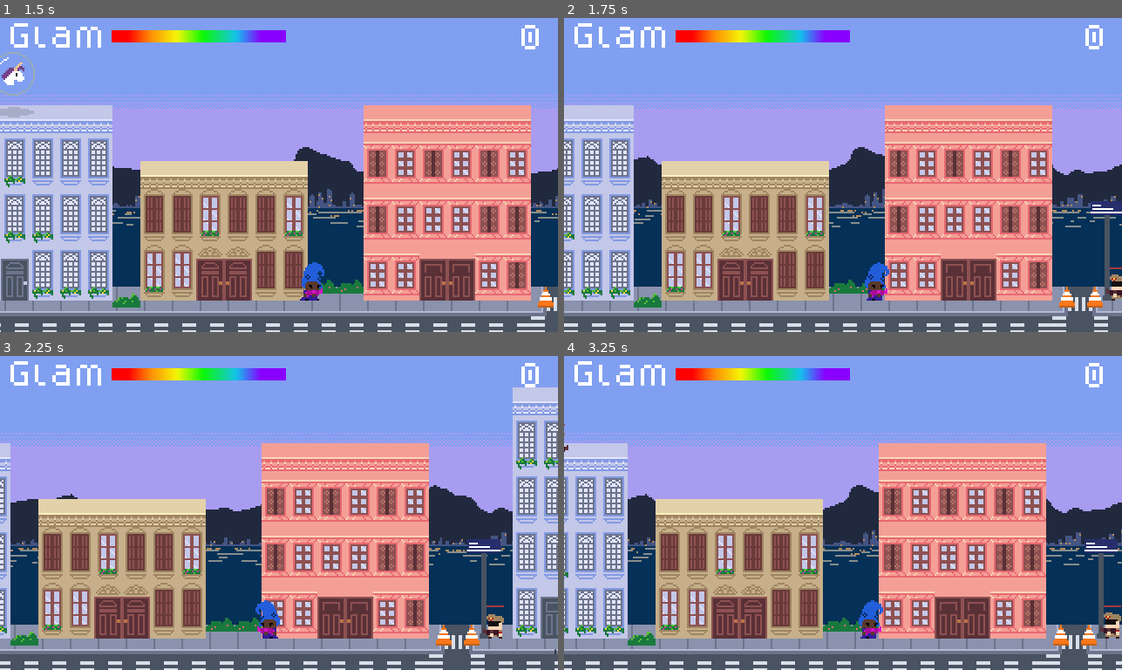
Above: before the commit, frames 1-4 (two rows, left to right).
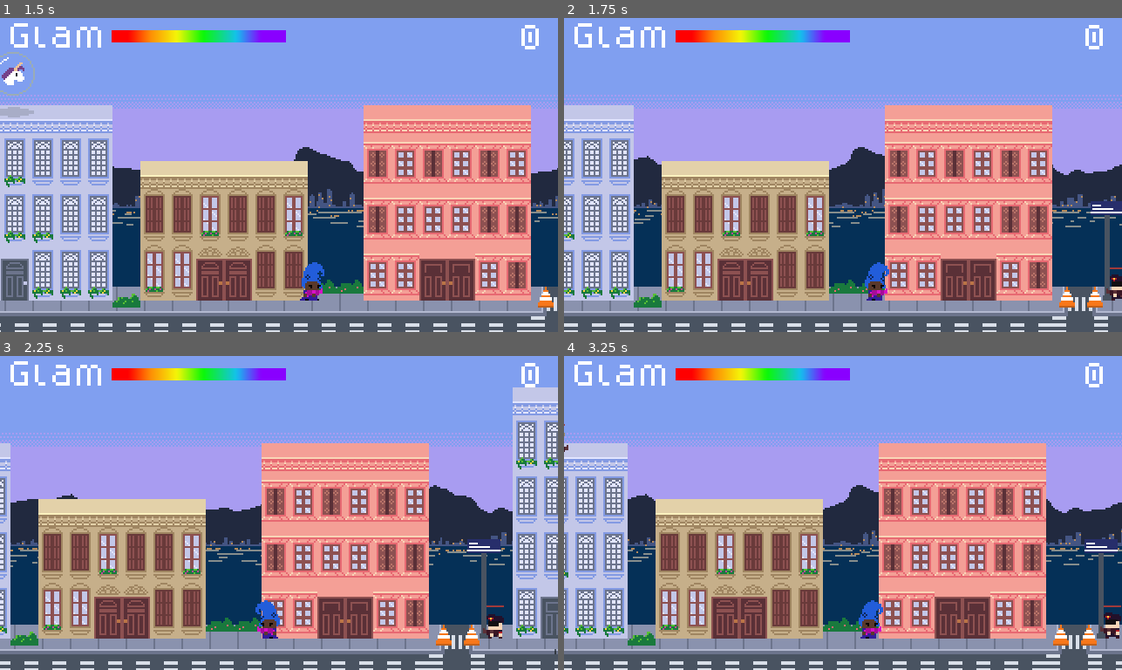
Above: after the commit, the same moments.

Repository: hamiltonromualdo/bring-ur-glam
Game: Godot game, scene res://src/Levels/Playground.tscn
Same seed, same stepped clock (60 frames per second), same inputs: the game is played once before the commit and once after it. This scene is started directly instead of the project's main scene. Sound files missing from this copy of the repository are replaced by a short silence.
Inputs (mouse positions are in pixels of both pictures, inside the frame that each line leads up to):
- Up to frame 1 (1.5 s): tap Enter (ui_accept) at 0.5, 0.77 s; move the mouse to (401, 159) at 0.52 s; hold Right (ui_right) from 0.53 s (still down); move the mouse to (167, 190) at 1.27 s
- Up to frame 2 (1.75 s): keep holding Right (ui_right); tap Enter (ui_accept) at 1.52 s
- Up to frame 3 (2.25 s): move the mouse to (334, 443) at 2.02 s; release Right (ui_right) at 2.03 s; hold Left (ui_left) from 2.03 s (still down)
- Up to frame 4 (3.25 s): move the mouse to (815, 575) at 2.77 s; release Left (ui_left) at 2.78 s; hold Right (ui_right) from 2.78 s (still down); tap Enter (ui_accept) at 3.02 s

Frame 1 is identical in both runs. In frame 2, less than 0.1% of the frame differs, in the area x 97-100%, y 81-90%; in frame 3, less than 0.1%; in frame 4, less than 0.1%, in the area x 96-100%, y 81-90%.

Commit message:
Making enemies colored in both levels

Diff:
--- a/bring_ur_glam/project.godot
+++ b/bring_ur_glam/project.godot
@@ -34,6 +34,11 @@
 "language": "GDScript",
 "path": "res://src/Actors/Enemy.gd"
 }, {
+"base": "Reference",
+"class": "EnemyColor",
+"language": "GDScript",
+"path": "res://src/Actors/EnemyColor.gd"
+}, {
 "base": "Control",
 "class": "HealthBar",
 "language": "GDScript",
@@ -60,6 +65,7 @@
 "ColorSelectorBase": "",
 "ColorSwatch": "",
 "Enemy": "",
+"EnemyColor": "",
 "HealthBar": "",
 "PickableItem": "",
 "PickableItemType": "",
--- a/bring_ur_glam/src/Actors/Enemy.gd
+++ b/bring_ur_glam/src/Actors/Enemy.gd
@@ -2,6 +2,14 @@
 extends KinematicBody2D
 
 enum PlayerFinderSize {SMALL, MEDIUM, LARGE}
+
+const SPRITE = {
+    EnemyColor.Type.BROWN: preload("res://assets/enemy/enemy.png"),
+    EnemyColor.Type.GREY: preload("res://assets/enemy/enemy_grey.png"),
+    EnemyColor.Type.PURPLE: preload("res://assets/enemy/enemy_purple.png"),
+    EnemyColor.Type.GREEN: preload("res://assets/enemy/enemy_green.png"),
+    EnemyColor.Type.RED: preload("res://assets/enemy/enemy_red.png"),
+}
 
 export (bool) var MOVING_ENEMY = true
 export (int) var HP = 3
@@ -10,6 +18,7 @@
 export (int) var GRAVITY = 10
 export (int) var JUMP_POWER = -250
 export (PlayerFinderSize) var PLAYER_FINDER_SIZE = PlayerFinderSize.MEDIUM
+export (EnemyColor.Type) var ENEMY_COLOR = EnemyColor.Type.BROWN
 export (PackedScene) var BULLET
 
 signal died
@@ -42,6 +51,7 @@
     $HealthBar.set_values(0, HP, HP)
     $ShootingTimer.wait_time = SHOOTING_INTERVAL
     $PlayerFinder/CollisionShape2D.shape.extents = get_player_finder_size()
+    $Sprite.texture = SPRITE[ENEMY_COLOR]
 
 func fire():
     if canFire:
--- /dev/null
+++ b/bring_ur_glam/src/Actors/EnemyColor.gd
@@ -0,0 +1,5 @@
+class_name EnemyColor
+
+enum Type {
+    BROWN, GREY, PURPLE, GREEN, RED
+}
--- a/bring_ur_glam/src/Levels/EndGame.gd
+++ b/bring_ur_glam/src/Levels/EndGame.gd
@@ -106,6 +106,8 @@
 func instance_enemy() -> void:
     if liveEnemies < enemiesLeft:
         var enemy = Enemy.instance()
+        var enemyColor = EnemyColor.Type.values()[rng.randi() % EnemyColor.Type.size()]
+        enemy.ENEMY_COLOR = enemyColor
         set_enemy_spec(enemy)
         enemy.set_global_position(get_new_enemy_position())
         enemy.connect("died", self, "_on_enemyDied")
--- a/bring_ur_glam/src/Levels/EndGame.tscn
+++ b/bring_ur_glam/src/Levels/EndGame.tscn
@@ -97,7 +97,7 @@
 theme = ExtResource( 9 )
 custom_colors/font_outline_modulate = Color( 0, 0, 0, 1 )
 custom_fonts/font = SubResource( 2 )
-text = "5:00"
+text = "8:00"
 align = 2
 valign = 2
 __meta__ = {
--- a/bring_ur_glam/src/Levels/Playground.tscn
+++ b/bring_ur_glam/src/Levels/Playground.tscn
@@ -1920,13 +1920,13 @@
 [node name="AnimatedSprite" type="AnimatedSprite" parent="Decoration"]
 position = Vector2( -712, 171 )
 frames = SubResource( 7 )
-frame = 2
+frame = 3
 playing = true
 
 [node name="AnimatedSprite2" type="AnimatedSprite" parent="Decoration"]
 position = Vector2( 674, 170 )
 frames = SubResource( 7 )
-frame = 1
+frame = 2
 playing = true
 
 [node name="DecorationOffset-4" type="TileMap" parent="."]
@@ -1972,18 +1972,21 @@
 MOVING_ENEMY = false
 HP = 5
 SPEED = 25
+ENEMY_COLOR = 2
 DIRECTION = false
 
 [node name="Enemy3" parent="Enemies" instance=ExtResource( 17 )]
 position = Vector2( -775, 71 )
 HP = 5
 SPEED = 15
+ENEMY_COLOR = 3
 DIRECTION = false
 
 [node name="Enemy4" parent="Enemies" instance=ExtResource( 17 )]
 position = Vector2( -565, 177 )
 HP = 5
 SPEED = 10
+ENEMY_COLOR = 3
 
 [node name="Enemy5" parent="Enemies" instance=ExtResource( 17 )]
 position = Vector2( -382, 98 )
@@ -1994,17 +1997,20 @@
 MOVING_ENEMY = false
 HP = 5
 PLAYER_FINDER_SIZE = 2
+ENEMY_COLOR = 1
 DIRECTION = false
 
 [node name="Enemy7" parent="Enemies" instance=ExtResource( 17 )]
 position = Vector2( 135, 180 )
 MOVING_ENEMY = false
 HP = 5
+ENEMY_COLOR = 4
 DIRECTION = false
 
 [node name="Enemy8" parent="Enemies" instance=ExtResource( 17 )]
 position = Vector2( 345, 75 )
 HP = 5
+ENEMY_COLOR = 1
 DIRECTION = false
 
 [node name="Enemy9" parent="Enemies" instance=ExtResource( 17 )]
@@ -2013,6 +2019,7 @@
 HP = 5
 SHOOTING_INTERVAL = 0.3
 PLAYER_FINDER_SIZE = 2
+ENEMY_COLOR = 4
 DIRECTION = false
 
 [node name="Enemy10" parent="Enemies" instance=ExtResource( 17 )]
@@ -2028,6 +2035,7 @@
 HP = 5
 SHOOTING_INTERVAL = 0.3
 SPEED = 20
+ENEMY_COLOR = 1
 DIRECTION = false
 
 [node name="Enemy12" parent="Enemies" instance=ExtResource( 17 )]
@@ -2036,6 +2044,7 @@
 SHOOTING_INTERVAL = 0.3
 SPEED = 10
 PLAYER_FINDER_SIZE = 2
+ENEMY_COLOR = 1
 DIRECTION = false
 
 [node name="Enemy13" parent="Enemies" instance=ExtResource( 17 )]
@@ -2053,6 +2062,7 @@
 SHOOTING_INTERVAL = 0.3
 SPEED = 20
 PLAYER_FINDER_SIZE = 2
+ENEMY_COLOR = 2
 DIRECTION = false
 
 [node name="Enemy15" parent="Enemies" instance=ExtResource( 17 )]
Not shown, added: bring_ur_glam/assets/enemy/enemy_grey.png.import
Not shown, added: bring_ur_glam/assets/enemy/enemy_purple.png.import
Not shown, added: bring_ur_glam/assets/enemy/enemy_red.png.import
